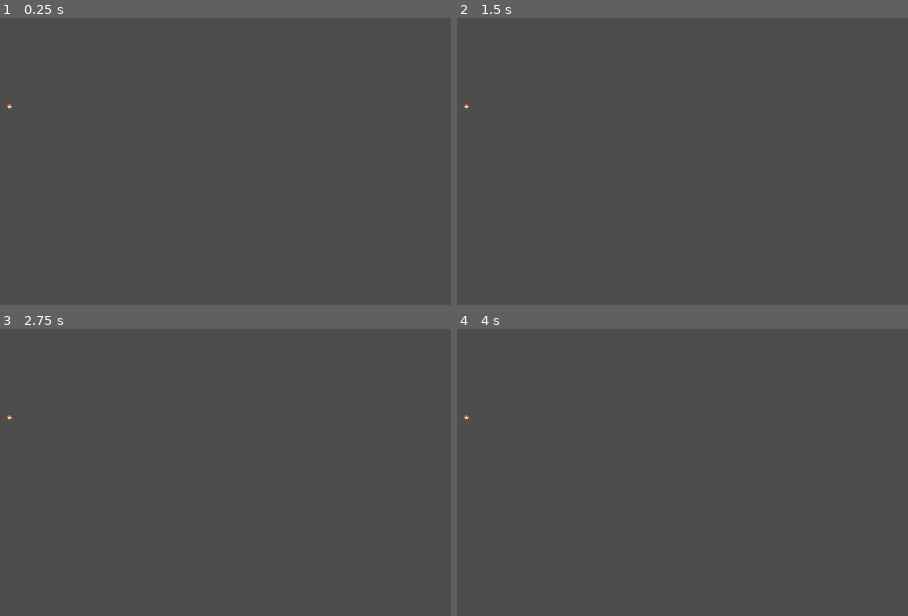
Above: before the commit, frames 1-4 (two rows, left to right).
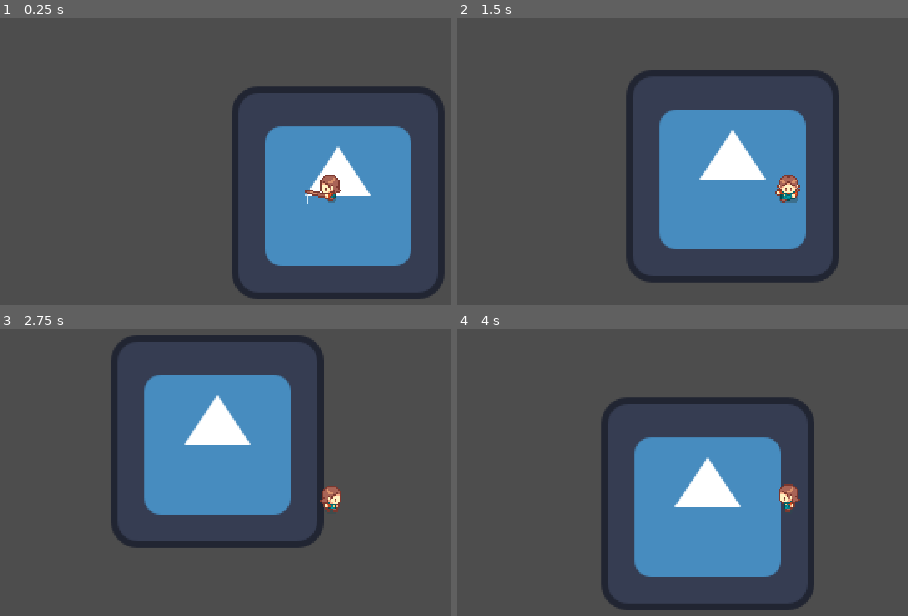
Above: after the commit, the same moments.

Repository: triplebbbaka-debug/Godot-Valley
Game: Godot game, scene res://scenes/levels/level.tscn
The game is run twice, just before and just after one commit, with the same random seed, the same clock (stepped at 60 frames per second) and the same inputs. The engine's default icon, where the game draws it, is replaced by a stand-in: a white triangle on a blue panel in a dark square.
Inputs:
- Up to frame 1 (0.25 s): no input
- Up to frame 2 (1.5 s): hold D (right) 0.53-1.28 s; hold S (down) from 1.28 s (still down)
- Up to frame 3 (2.75 s): release S (down) at 2.03 s; hold D (right) from 2.03 s (still down)
- Up to frame 4 (4 s): release D (right) at 2.78 s; hold W (up) 2.78-3.53 s; hold A (left) from 3.53 s (still down)

The runs differ from the first frame. In frame 1, 20% of the frame differs, in the area x 1-99%, y 23-98%; in frame 2, 20%; in frame 3, 20%, in the area x 1-76%, y 2-77%; in frame 4, 20%.

Commit message:
First Challenge
At 27:38, the viewer is given a challenge to make the player's animation match the direction. This is my try.

Diff:
--- a/scenes/characters/player.gd
+++ b/scenes/characters/player.gd
@@ -1,4 +1,28 @@
 extends CharacterBody2D
+#Player Script
 
+#Establishes direction
+var direction: Vector2
+
+var speed := 50
+
+func _physics_process(_delta: float) -> void:
+	move()
+	animate()
+#Handles movement
+func move():
+	direction = Input.get_vector("left", "right", "up", "down")
+	velocity = direction * speed
+	move_and_slide()
+
+func animate():
+	if direction.x == 1:
+		$Animation/AnimationTree.set("parameters/MoveStateMachine/Walk/blend_position", Vector2.RIGHT)
+	elif direction.x == -1:
+		$Animation/AnimationTree.set("parameters/MoveStateMachine/Walk/blend_position", Vector2.LEFT)
+	elif direction.y == -1:
+		$Animation/AnimationTree.set("parameters/MoveStateMachine/Walk/blend_position", Vector2.UP)
+	elif direction.y == 1:
+		$Animation/AnimationTree.set("parameters/MoveStateMachine/Walk/blend_position", Vector2.DOWN)
 func tool_use_emit():
 	print('tool')
--- a/scenes/characters/player.tscn
+++ b/scenes/characters/player.tscn
@@ -971,6 +971,40 @@
 &"water_up": SubResource("Animation_g66nw")
 }
 
+[sub_resource type="AnimationNodeAnimation" id="AnimationNodeAnimation_yewv4"]
+animation = &"walk_right"
+
+[sub_resource type="AnimationNodeAnimation" id="AnimationNodeAnimation_76oj4"]
+animation = &"walk_left"
+
+[sub_resource type="AnimationNodeAnimation" id="AnimationNodeAnimation_dyp2m"]
+animation = &"walk_up"
+
+[sub_resource type="AnimationNodeAnimation" id="AnimationNodeAnimation_atpat"]
+animation = &"walk_down"
+
+[sub_resource type="AnimationNodeBlendSpace2D" id="AnimationNodeBlendSpace2D_kqtwu"]
+blend_point_0/node = SubResource("AnimationNodeAnimation_yewv4")
+blend_point_0/pos = Vector2(1, 0)
+blend_point_0/name = &"walk_right"
+blend_point_1/node = SubResource("AnimationNodeAnimation_76oj4")
+blend_point_1/pos = Vector2(-1, 0)
+blend_point_1/name = &"walk_left"
+blend_point_2/node = SubResource("AnimationNodeAnimation_dyp2m")
+blend_point_2/pos = Vector2(0, -1)
+blend_point_2/name = &"walk_up"
+blend_point_3/node = SubResource("AnimationNodeAnimation_atpat")
+blend_point_3/pos = Vector2(0, 1)
+blend_point_3/name = &"walk_down"
+
+[sub_resource type="AnimationNodeStateMachineTransition" id="AnimationNodeStateMachineTransition_6eyoc"]
+advance_mode = 2
+
+[sub_resource type="AnimationNodeStateMachine" id="AnimationNodeStateMachine_eojnx"]
+states/Walk/node = SubResource("AnimationNodeBlendSpace2D_kqtwu")
+states/Walk/position = Vector2(383.59998, 106.4)
+transitions = ["Start", "Walk", SubResource("AnimationNodeStateMachineTransition_6eyoc")]
+
 [sub_resource type="AnimationNodeAnimation" id="AnimationNodeAnimation_7xgtv"]
 animation = &"axe_down"
 
@@ -1001,22 +1035,31 @@
 [sub_resource type="AnimationNodeBlendSpace2D" id="AnimationNodeBlendSpace2D_rfou0"]
 blend_point_0/node = SubResource("AnimationNodeAnimation_7xgtv")
 blend_point_0/pos = Vector2(0, 0)
+blend_point_0/name = &"0"
 blend_point_1/node = SubResource("AnimationNodeAnimation_6rclf")
 blend_point_1/pos = Vector2(0, 1)
+blend_point_1/name = &"1"
 blend_point_2/node = SubResource("AnimationNodeAnimation_s0anf")
 blend_point_2/pos = Vector2(0, -1)
+blend_point_2/name = &"2"
 blend_point_3/node = SubResource("AnimationNodeAnimation_s1x7u")
 blend_point_3/pos = Vector2(1, 0)
+blend_point_3/name = &"3"
 blend_point_4/node = SubResource("AnimationNodeAnimation_c3kfx")
 blend_point_4/pos = Vector2(1, 1)
+blend_point_4/name = &"4"
 blend_point_5/node = SubResource("AnimationNodeAnimation_hdner")
 blend_point_5/pos = Vector2(1, -1)
+blend_point_5/name = &"5"
 blend_point_6/node = SubResource("AnimationNodeAnimation_m38kj")
 blend_point_6/pos = Vector2(-1, 0)
+blend_point_6/name = &"6"
 blend_point_7/node = SubResource("AnimationNodeAnimation_v1y1o")
 blend_point_7/pos = Vector2(-1, 1)
+blend_point_7/name = &"7"
 blend_point_8/node = SubResource("AnimationNodeAnimation_hnvwh")
 blend_point_8/pos = Vector2(-1, -1)
+blend_point_8/name = &"8"
 
 [sub_resource type="AnimationNodeAnimation" id="AnimationNodeAnimation_vwwfy"]
 animation = &"fish_up"
@@ -1048,22 +1091,31 @@
 [sub_resource type="AnimationNodeBlendSpace2D" id="AnimationNodeBlendSpace2D_vkt2s"]
 blend_point_0/node = SubResource("AnimationNodeAnimation_vwwfy")
 blend_point_0/pos = Vector2(0, -1)
+blend_point_0/name = &"0"
 blend_point_1/node = SubResource("AnimationNodeAnimation_dg40j")
 blend_point_1/pos = Vector2(0, 1)
+blend_point_1/name = &"1"
 blend_point_2/node = SubResource("AnimationNodeAnimation_rfou0")
 blend_point_2/pos = Vector2(1, 0)
+blend_point_2/name = &"2"
 blend_point_3/node = SubResource("AnimationNodeAnimation_vkt2s")
 blend_point_3/pos = Vector2(-1, 0)
+blend_point_3/name = &"3"
 blend_point_4/node = SubResource("AnimationNodeAnimation_6ux5t")
 blend_point_4/pos = Vector2(0, 0)
+blend_point_4/name = &"4"
 blend_point_5/node = SubResource("AnimationNodeAnimation_lvr6b")
 blend_point_5/pos = Vector2(-1, 1)
+blend_point_5/name = &"5"
 blend_point_6/node = SubResource("AnimationNodeAnimation_nktl3")
 blend_point_6/pos = Vector2(-1, -1)
+blend_point_6/name = &"6"
 blend_point_7/node = SubResource("AnimationNodeAnimation_yyjep")
 blend_point_7/pos = Vector2(1, 1)
+blend_point_7/name = &"7"
 blend_point_8/node = SubResource("AnimationNodeAnimation_6aj6e")
 blend_point_8/pos = Vector2(1, -1)
+blend_point_8/name = &"8"
 
 [sub_resource type="AnimationNodeAnimation" id="AnimationNodeAnimation_n7k00"]
 animation = &"hoe_left"
@@ -1095,22 +1147,31 @@
 [sub_resource type="AnimationNodeBlendSpace2D" id="AnimationNodeBlendSpace2D_6ux5t"]
 blend_point_0/node = SubResource("AnimationNodeAnimation_n7k00")
 blend_point_0/pos = Vector2(-1, -1)
+blend_point_0/name = &"0"
 blend_point_1/node = SubResource("AnimationNodeAnimation_lnpl6")
 blend_point_1/pos = Vector2(-1, 0)
+blend_point_1/name = &"1"
 blend_point_2/node = SubResource("AnimationNodeAnimation_5bn3a")
 blend_point_2/pos = Vector2(-1, 1)
+blend_point_2/name = &"2"
 blend_point_3/node = SubResource("AnimationNodeAnimation_tnye5")
 blend_point_3/pos = Vector2(1, 1)
+blend_point_3/name = &"3"
 blend_point_4/node = SubResource("AnimationNodeAnimation_as8yd")
 blend_point_4/pos = Vector2(1, 0)
+blend_point_4/name = &"4"
 blend_point_5/node = SubResource("AnimationNodeAnimation_qmarm")
 blend_point_5/pos = Vector2(1, -1)
+blend_point_5/name = &"5"
 blend_point_6/node = SubResource("AnimationNodeAnimation_w5bca")
 blend_point_6/pos = Vector2(0, 1)
+blend_point_6/name = &"6"
 blend_point_7/node = SubResource("AnimationNodeAnimation_j057w")
 blend_point_7/pos = Vector2(0, -1)
+blend_point_7/name = &"7"
 blend_point_8/node = SubResource("AnimationNodeAnimation_18mi3")
 blend_point_8/pos = Vector2(0, 0)
+blend_point_8/name = &"8"
 
 [sub_resource type="AnimationNodeAnimation" id="AnimationNodeAnimation_3uc7m"]
 animation = &"seed_left"
@@ -1142,22 +1203,31 @@
 [sub_resource type="AnimationNodeBlendSpace2D" id="AnimationNodeBlendSpace2D_lvr6b"]
 blend_point_0/node = SubResource("AnimationNodeAnimation_3uc7m")
 blend_point_0/pos = Vector2(-1, 0)
+blend_point_0/name = &"0"
 blend_point_1/node = SubResource("AnimationNodeAnimation_pue7u")
 blend_point_1/pos = Vector2(-1, 1)
+blend_point_1/name = &"1"
 blend_point_2/node = SubResource("AnimationNodeAnimation_7k8pb")
 blend_point_2/pos = Vector2(1, 0)
+blend_point_2/name = &"2"
 blend_point_3/node = SubResource("AnimationNodeAnimation_5njio")
 blend_point_3/pos = Vector2(1, 1)
+blend_point_3/name = &"3"
 blend_point_4/node = SubResource("AnimationNodeAnimation_aphfe")
 blend_point_4/pos = Vector2(0, 1)
+blend_point_4/name = &"4"
 blend_point_5/node = SubResource("AnimationNodeAnimation_dvq58")
 blend_point_5/pos = Vector2(0, 0)
+blend_point_5/name = &"5"
 blend_point_6/node = SubResource("AnimationNodeAnimation_qgqs5")
 blend_point_6/pos = Vector2(0, -1)
+blend_point_6/name = &"6"
 blend_point_7/node = SubResource("AnimationNodeAnimation_e1rhj")
 blend_point_7/pos = Vector2(1, -1)
+blend_point_7/name = &"7"
 blend_point_8/node = SubResource("AnimationNodeAnimation_qdswu")
 blend_point_8/pos = Vector2(-1, -1)
+blend_point_8/name = &"8"
 
 [sub_resource type="AnimationNodeAnimation" id="AnimationNodeAnimation_itbg4"]
 animation = &"sword_left"
@@ -1189,22 +1259,31 @@
 [sub_resource type="AnimationNodeBlendSpace2D" id="AnimationNodeBlendSpace2D_nktl3"]
 blend_point_0/node = SubResource("AnimationNodeAnimation_itbg4")
 blend_point_0/pos = Vector2(-1, 1)
+blend_point_0/name = &"0"
 blend_point_1/node = SubResource("AnimationNodeAnimation_ojpyd")
 blend_point_1/pos = Vector2(-1, 0)
+blend_point_1/name = &"1"
 blend_point_2/node = SubResource("AnimationNodeAnimation_16acs")
 blend_point_2/pos = Vector2(-1, -1)
+blend_point_2/name = &"2"
 blend_point_3/node = SubResource("AnimationNodeAnimation_djobu")
 blend_point_3/pos = Vector2(1, -1)
+blend_point_3/name = &"3"
 blend_point_4/node = SubResource("AnimationNodeAnimation_s7nkp")
 blend_point_4/pos = Vector2(1, 0)
+blend_point_4/name = &"4"
 blend_point_5/node = SubResource("AnimationNodeAnimation_csfhi")
 blend_point_5/pos = Vector2(1, 1)
+blend_point_5/name = &"5"
 blend_point_6/node = SubResource("AnimationNodeAnimation_tigr0")
 blend_point_6/pos = Vector2(0, 1)
+blend_point_6/name = &"6"
 blend_point_7/node = SubResource("AnimationNodeAnimation_5oy2u")
 blend_point_7/pos = Vector2(0, -1)
+blend_point_7/name = &"7"
 blend_point_8/node = SubResource("AnimationNodeAnimation_g65n5")
 blend_point_8/pos = Vector2(0, 0)
+blend_point_8/name = &"8"
 
 [sub_resource type="AnimationNodeAnimation" id="AnimationNodeAnimation_25jl8"]
 animation = &"water_left"
@@ -1236,22 +1315,31 @@
 [sub_resource type="AnimationNodeBlendSpace2D" id="AnimationNodeBlendSpace2D_yyjep"]
 blend_point_0/node = SubResource("AnimationNodeAnimation_25jl8")
 blend_point_0/pos = Vector2(-1, 0)
+blend_point_0/name = &"0"
 blend_point_1/node = SubResource("AnimationNodeAnimation_xnwxl")
 blend_point_1/pos = Vector2(-1, 1)
+blend_point_1/name = &"1"
 blend_point_2/node = SubResource("AnimationNodeAnimation_m1gc8")
 blend_point_2/pos = Vector2(1, 1)
+blend_point_2/name = &"2"
 blend_point_3/node = SubResource("AnimationNodeAnimation_8dtuh")
 blend_point_3/pos = Vector2(1, 0)
+blend_point_3/name = &"3"
 blend_point_4/node = SubResource("AnimationNodeAnimation_ktr60")
 blend_point_4/pos = Vector2(0, 1)
+blend_point_4/name = &"4"
 blend_point_5/node = SubResource("AnimationNodeAnimation_jmtvv")
 blend_point_5/pos = Vector2(0, 0)
+blend_point_5/name = &"5"
 blend_point_6/node = SubResource("AnimationNodeAnimation_jpw38")
 blend_point_6/pos = Vector2(0, -1)
+blend_point_6/name = &"6"
 blend_point_7/node = SubResource("AnimationNodeAnimation_kvdys")
 blend_point_7/pos = Vector2(-1, -1)
+blend_point_7/name = &"7"
 blend_point_8/node = SubResource("AnimationNodeAnimation_bl5np")
 blend_point_8/pos = Vector2(1, -1)
+blend_point_8/name = &"8"
 
 [sub_resource type="AnimationNodeStateMachineTransition" id="AnimationNodeStateMachineTransition_6aj6e"]
 advance_mode = 2
@@ -1359,34 +1447,38 @@
 graph_offset = Vector2(-194, -109)
 
 [sub_resource type="AnimationNodeBlendTree" id="AnimationNodeBlendTree_inhyd"]
+graph_offset = Vector2(-361.1603, -69.407425)
 nodes/output/position = Vector2(688, -64)
 nodes/ToolStateMachine/node = SubResource("AnimationNodeStateMachine_w5sjy")
-nodes/ToolStateMachine/position = Vector2(-384, 176)
-
-[node name="Player" type="CharacterBody2D"]
+nodes/ToolStateMachine/position = Vector2(-112, 144)
+nodes/MoveStateMachine/node = SubResource("AnimationNodeStateMachine_eojnx")
+nodes/MoveStateMachine/position = Vector2(-144, -16)
+node_connections = [&"output", 0, &"MoveStateMachine"]
+
+[node name="Player" type="CharacterBody2D" unique_id=1285384520]
 collision_layer = 2
 collision_mask = 5
 script = ExtResource("2_76oj4")
 
-[node name="Sprite2D" type="Sprite2D" parent="."]
+[node name="Camera2D" type="Camera2D" parent="." unique_id=1051189958]
+zoom = Vector2(4, 4)
+
+[node name="Sprite2D" type="Sprite2D" parent="." unique_id=1402807309]
 texture = ExtResource("3_6eyoc")
 hframes = 33
 vframes = 4
-frame = 6
-
-[node name="CollisionShape2D" type="CollisionShape2D" parent="."]
+
+[node name="CollisionShape2D" type="CollisionShape2D" parent="." unique_id=456062976]
 shape = SubResource("CapsuleShape2D_atpat")
 
-[node name="Animation" type="Node" parent="."]
-
-[node name="AnimationPlayer" type="AnimationPlayer" parent="Animation"]
+[node name="Animation" type="Node" parent="." unique_id=573186415]
+
+[node name="AnimationPlayer" type="AnimationPlayer" parent="Animation" unique_id=965806528]
 root_node = NodePath("../..")
-libraries = {
-&"": SubResource("AnimationLibrary_kqtwu")
-}
-autoplay = "idle_down"
-
-[node name="AnimationTree" type="AnimationTree" parent="Animation"]
+libraries/ = SubResource("AnimationLibrary_kqtwu")
+autoplay = &"idle_down"
+
+[node name="AnimationTree" type="AnimationTree" parent="Animation" unique_id=410981670]
 root_node = NodePath("../..")
 tree_root = SubResource("AnimationNodeBlendTree_inhyd")
 anim_player = NodePath("../AnimationPlayer")
@@ -1396,3 +1488,4 @@
 parameters/ToolStateMachine/Seed/blend_position = Vector2(0, 0)
 parameters/ToolStateMachine/Sword/blend_position = Vector2(0, 0)
 parameters/ToolStateMachine/Water/blend_position = Vector2(0, 0)
+parameters/MoveStateMachine/Walk/blend_position = Vector2(0, 0)
--- a/scenes/levels/level.tscn
+++ b/scenes/levels/level.tscn
@@ -1,13 +1,18 @@
-[gd_scene load_steps=2 format=3 uid="uid://dkaf0otbgtrp5"]
+[gd_scene format=3 uid="uid://dkaf0otbgtrp5"]
 
+[ext_resource type="Texture2D" uid="uid://bxiv8s4m617na" path="res://icon.svg" id="1_bovvr"]
 [ext_resource type="PackedScene" uid="uid://b0mnopqlx5dix" path="res://scenes/characters/player.tscn" id="2_b2cq8"]
 
-[node name="Level" type="Node2D"]
+[node name="Level" type="Node2D" unique_id=425927492]
 
-[node name="Layers" type="Node2D" parent="."]
+[node name="Layers" type="Node2D" parent="." unique_id=173159825]
 
-[node name="Objects" type="Node2D" parent="."]
+[node name="Icon" type="Sprite2D" parent="Layers" unique_id=638801093]
+position = Vector2(190, 344)
+texture = ExtResource("1_bovvr")
+
+[node name="Objects" type="Node2D" parent="." unique_id=1348185968]
 y_sort_enabled = true
 
-[node name="Player" parent="Objects" instance=ExtResource("2_b2cq8")]
+[node name="Player" parent="Objects" unique_id=729870403 instance=ExtResource("2_b2cq8")]
 position = Vector2(186, 342)
Not shown: 1 places in scenes/characters/player.tscn that only renumber resources
